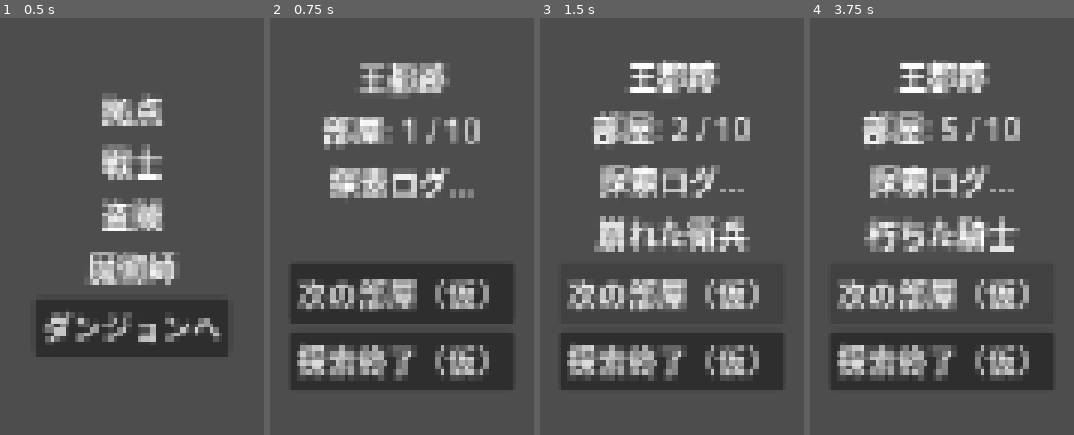
Above: before the commit, frames 1-4 (left to right).
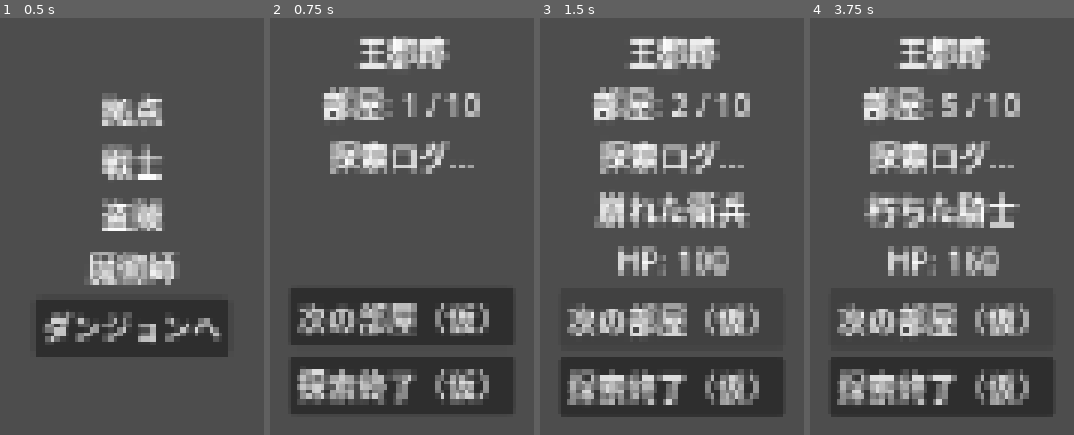
Above: after the commit, the same moments.

Repository: JeflyMarte/crownfall
Game: Godot game, scene res://scenes/boot/BootScene.tscn
Same seed, same stepped clock (60 frames per second), same inputs: the game is played once before the commit and once after it.
Inputs:
- Up to frame 1 (0.5 s): no input
- Up to frame 2 (0.75 s): click "ダンジョンへ" at 0.5 s
- Up to frame 3 (1.5 s): click "次の部屋（仮）" at 1.25 s
- Up to frame 4 (3.75 s): click "次の部屋（仮）" at 2 s; click "次の部屋（仮）" at 2.75 s; tap Enter at 3.5 s

Frame 1 is identical in both runs. In frame 2, 32% of the frame differs, in the area x 7-93%, y 4-95%; in frame 3, 36%, in the area x 7-93%, y 4-96%; in frame 4, 36%.

Commit message:
Task025: add current_enemy_hp to CombatController and display in LabelEnemyHp
Co-Authored-By: Claude Sonnet 4.6 <noreply@anthropic.com>

Diff:
--- a/scenes/dungeon/DungeonScene.tscn
+++ b/scenes/dungeon/DungeonScene.tscn
@@ -45,6 +45,11 @@
 text = ""
 horizontal_alignment = 1
 
+[node name="LabelEnemyHp" type="Label" parent="VBoxContainer"]
+layout_mode = 2
+text = ""
+horizontal_alignment = 1
+
 [node name="ButtonNextRoom" type="Button" parent="VBoxContainer"]
 layout_mode = 2
 text = "次の部屋（仮）"
--- a/scripts/combat/CombatController.gd
+++ b/scripts/combat/CombatController.gd
@@ -2,11 +2,14 @@
 
 var is_in_combat: bool = false
 var current_enemy_data: Resource = null
+var current_enemy_hp: int = 0
 
 func start_combat(enemy_data: Resource) -> void:
 	is_in_combat = true
 	current_enemy_data = enemy_data
+	current_enemy_hp = enemy_data.max_hp
 
 func end_combat() -> void:
 	is_in_combat = false
 	current_enemy_data = null
+	current_enemy_hp = 0
--- a/scripts/dungeon/DungeonScene.gd
+++ b/scripts/dungeon/DungeonScene.gd
@@ -6,6 +6,7 @@
 	$DungeonController.start_dungeon("res://resources/dungeons/royal_ruins.tres")
 	_update_room_label()
 	_update_enemy_label()
+	_update_enemy_hp_label()
 
 func _update_room_label() -> void:
 	var idx: int = $DungeonController.current_room_index + 1
@@ -24,6 +25,7 @@
 	else:
 		$CombatController.end_combat()
 	_update_enemy_label()
+	_update_enemy_hp_label()
 
 func _update_enemy_label() -> void:
 	var data: Resource = $CombatController.current_enemy_data
@@ -32,5 +34,11 @@
 	else:
 		$VBoxContainer/LabelEnemy.text = ""
 
+func _update_enemy_hp_label() -> void:
+	if $CombatController.is_in_combat:
+		$VBoxContainer/LabelEnemyHp.text = "HP: %d" % $CombatController.current_enemy_hp
+	else:
+		$VBoxContainer/LabelEnemyHp.text = ""
+
 func _on_finish_button_pressed() -> void:
 	SceneRouter.change_scene("res://scenes/result/ResultScene.tscn")
